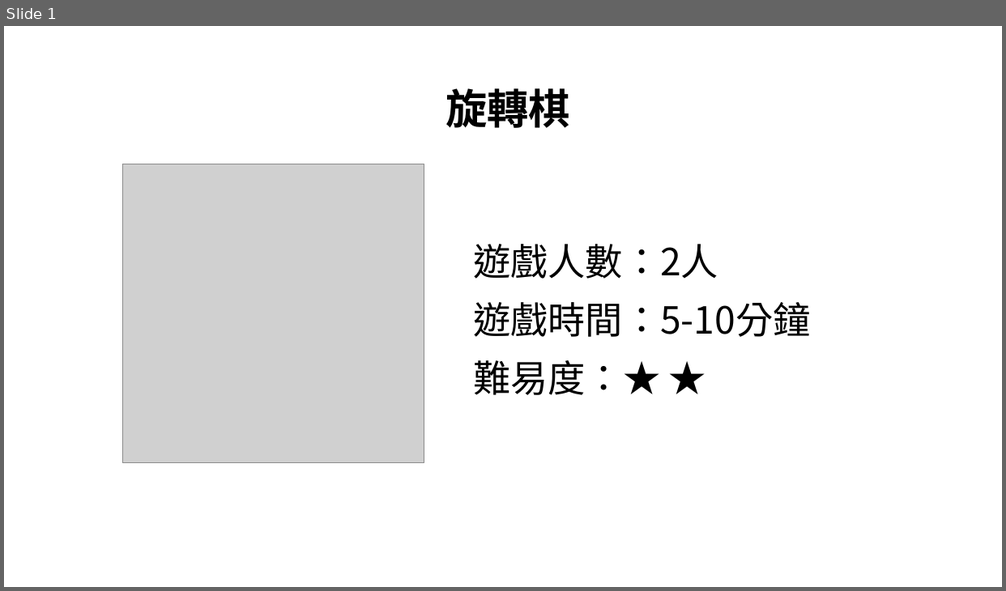
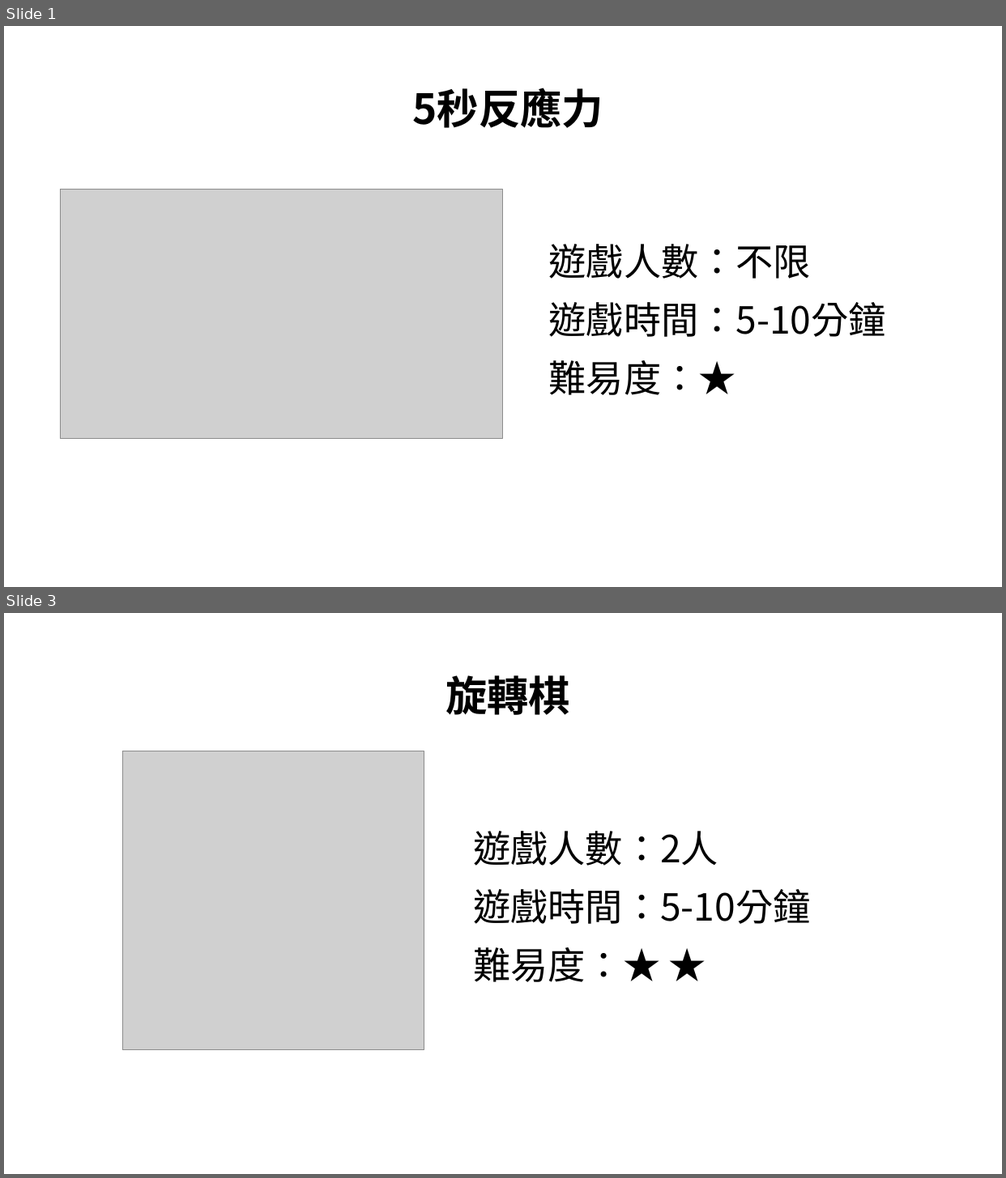
Before and after one commit to tidaohuang/react-game, a slide deck: tutorial.pptx. Shown one above the other, each under a label of ours: slide 1 before the commit, slides 1 and 3 after it; the slides between them are not shown. The pictures are 1006x591 and 1006x1178 pixels, drawn with LibreOffice and Linux fonts; fonts in the diff are those of the drawing; grey boxes stand for pictures. Boxes give left, top, right and bottom in pixels: in the first picture for what was removed or moved away, otherwise in the second. Text is boxed around its words. In the diff, an @@ line names an element or a change of style, - is before the commit and + after.

```diff
--- a/tutorial.pptx
+++ b/tutorial.pptx
@@ slide 1 added at (x1=4, y1=26, x2=1002, y2=587), background #FFFFFF @@
@@ text added at (x1=412, y1=88, x2=603, y2=128), 40 pt, text #000000, bold @@
+5秒反應力
@@ picture added at (x1=60, y1=189, x2=503, y2=439) @@
@@ text added at (x1=549, y1=244, x2=886, y2=395), 36 pt, text #000000 @@
+遊戲人數：不限
+遊戲時間：5-10分鐘
+難易度：★
@@ what was slide 1 is now slide 3 @@
```
Also in this commit, not shown: 2 other slides added, 10 other files.
